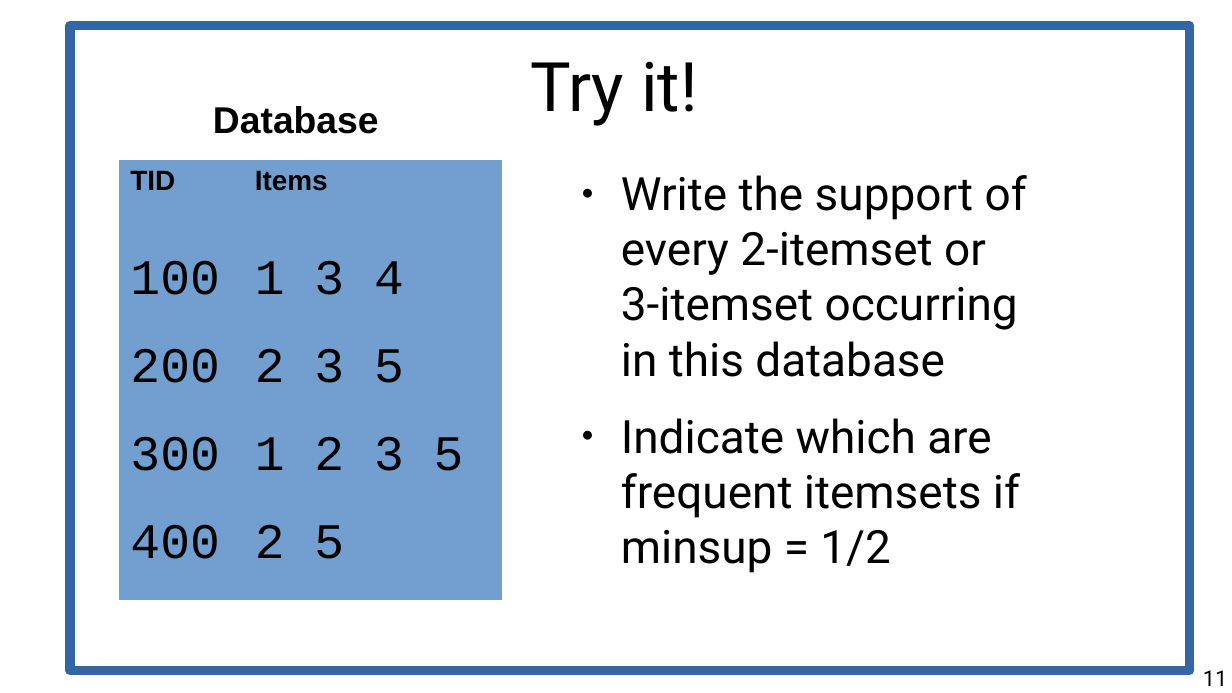
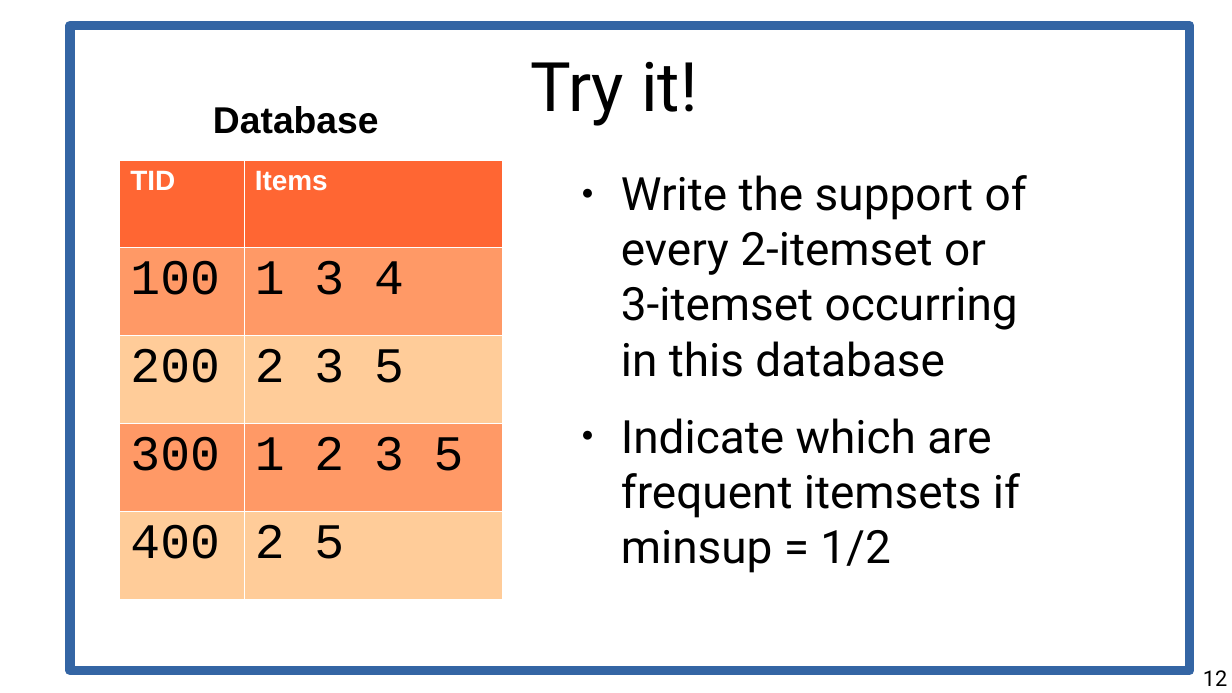
Before and after one commit to chatox/data-mining-course, a slide deck: slide 12 of theory/tt05_itemsets.odp (slide 11 before the commit). Drawn at 1232x693 pixels with LibreOffice and Linux fonts; fonts in the diff are those of the drawing. Boxes give left, top, right and bottom in pixels: in the first picture for what was removed or moved away, otherwise in the second. Text is boxed around its words. In the diff, an @@ line names an element or a change of style, - is before the commit and + after.

```diff
--- a/theory/tt05_itemsets.odp
+++ b/theory/tt05_itemsets.odp
@@ table at (120,160,502,600) @@
@@ fill #729FCF to #FF6633 in row 1 @@
@@ fill #729FCF to #FF9966 in 4 cells @@
@@ fill #729FCF to #FFCC99 in 4 cells @@
@@ text colour #000000 to #FFFFFF in "TID", "Items" @@
@@ borders changed @@
@@ page number at (1203,670,1227,686): text changed @@
-11
+12
```
Also in this commit, not shown: 11 other slides changed, 1 slide added, 1 other file.
